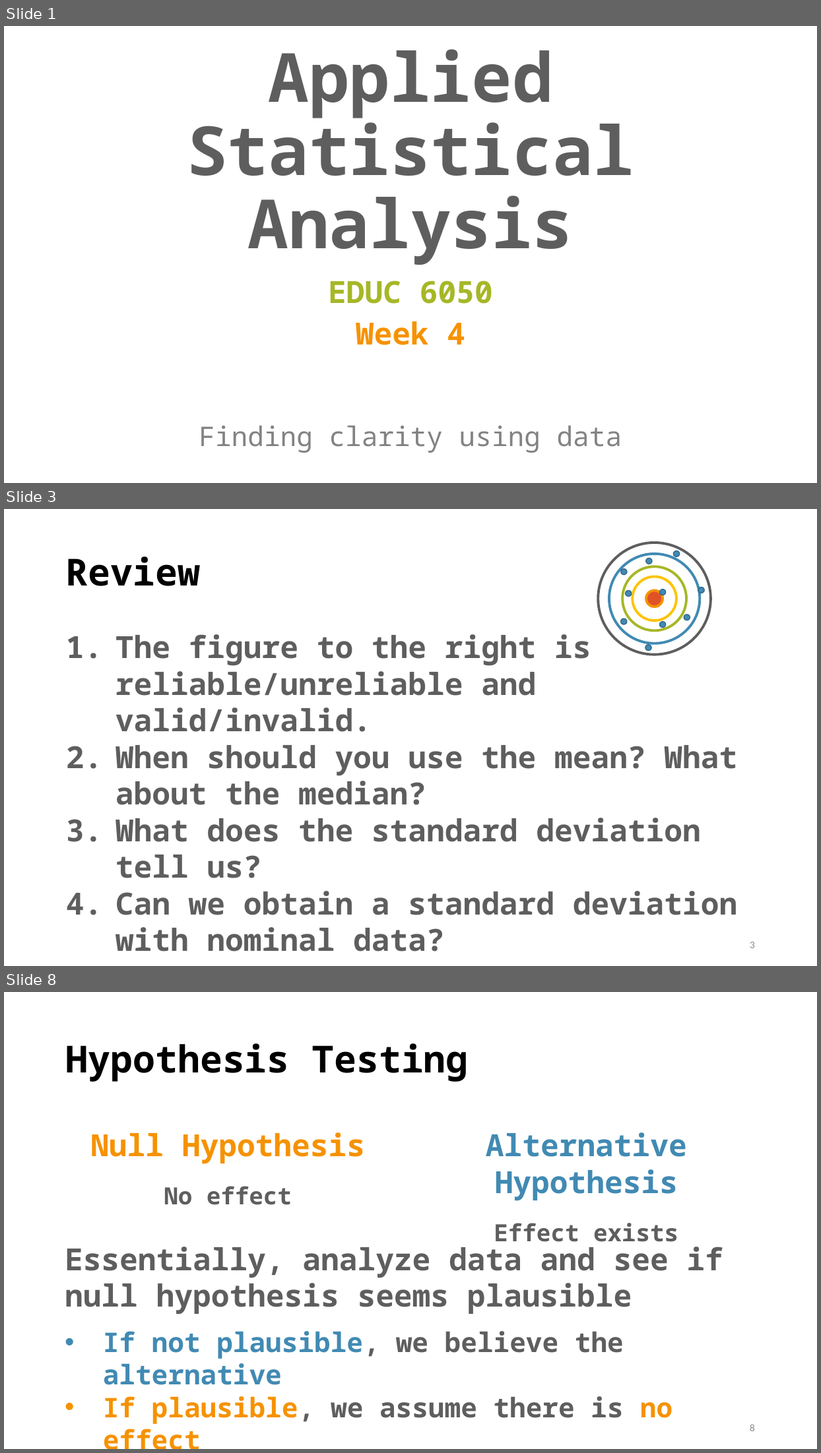
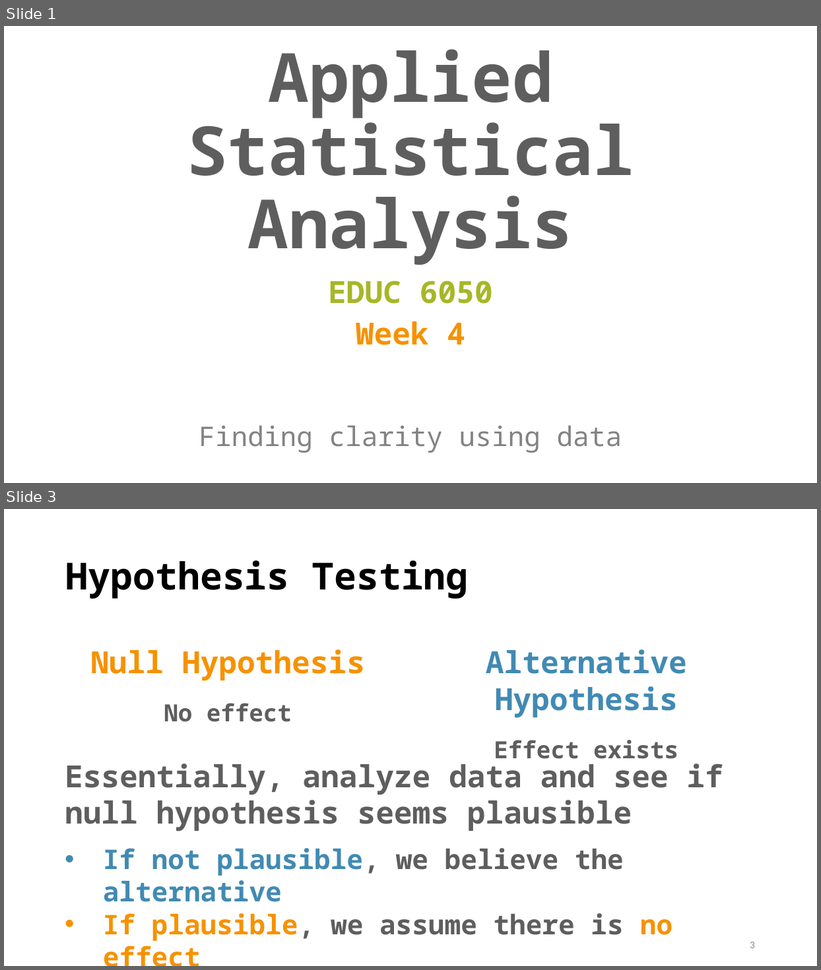
Before and after one commit to TysonStanley/EDU-6050, a slide deck: Slides/04_EDUC_6050_2018.pptx. Shown one above the other, each under a label of ours: slides 1, 3 and 8 before the commit, slides 1 and 3 after it; the slides between them are not shown. The pictures are 821x1453 and 821x970 pixels, drawn with LibreOffice and Linux fonts; fonts in the diff are those of the drawing. Boxes give left, top, right and bottom in pixels: in the first picture for what was removed or moved away, otherwise in the second. Text is boxed around its words. In the diff, an @@ line names an element or a change of style, - is before the commit and + after.

```diff
--- a/Slides/04_EDUC_6050_2018.pptx
+++ b/Slides/04_EDUC_6050_2018.pptx
@@ slide 3 removed at <box>4,509,817,966</box>, background #FFFFFF @@
@@ text removed at <box>66,557,200,586</box> @@
-Review
@@ ellipse removed at <box>646,559,652,564</box> @@
@@ ellipse removed at <box>674,551,680,557</box> @@
@@ ellipse removed at <box>621,569,628,575</box> @@
@@ ellipse removed at <box>699,587,705,593</box> @@
@@ ellipse removed at <box>626,591,632,597</box> @@
@@ group removed at <box>598,543,711,655</box>: 5 ellipses @@
@@ ellipse removed at <box>660,590,666,595</box> @@
@@ ellipse removed at <box>620,619,627,625</box> @@
@@ ellipse removed at <box>660,622,666,628</box> @@
@@ ellipse removed at <box>684,615,690,621</box> @@
@@ text removed at <box>116,634,737,916</box> @@
-1. The figure to the right is reliable/unreliable and valid/invalid.
-2. When should you use the mean? What about the median?
-3. What does the standard deviation tell us?
-4. Can we obtain a standard deviation with nominal data?
@@ ellipse removed at <box>646,645,652,651</box> @@
@@ page number removed at <box>750,942,755,949</box> @@
-3
@@ what was slide 8 is now slide 3 @@
@@ page number at <box>750,942,755,949</box>: text changed @@
-8
+3
```
Also in this commit, not shown: 4 slides changed, 2 slides added, 8 other slides removed, 1 other file.
